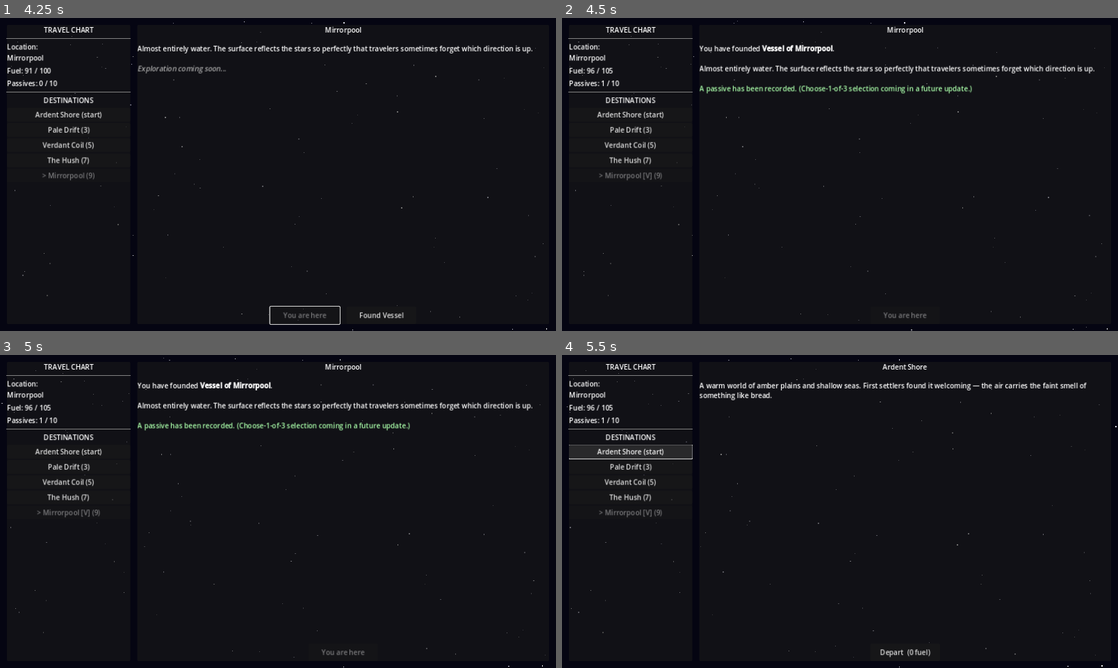
Above: before the commit, frames 1-4 (two rows, left to right).
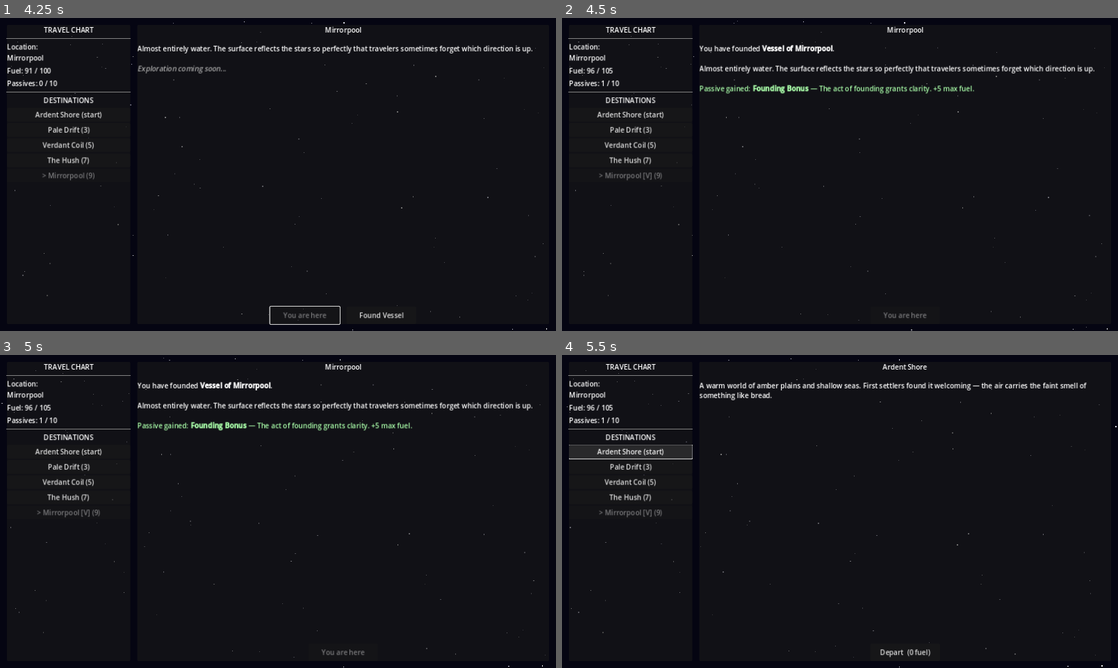
Above: after the commit, the same moments.

Repository: ColdTie/Metanoia-Vessel-2D
Game: Godot game, scene res://scenes/travel/travel_screen.tscn
The game is run twice, just before and just after one commit, with the same random seed, the same clock (stepped at 60 frames per second) and the same inputs.
Inputs:
- Up to frame 1 (4.25 s): click "Pale Drift (3)" at 0.5 s; click "Verdant Coil (5)" at 1.25 s; click "The Hush (7)" at 2 s; click "Mirrorpool (9)" at 2.75 s; click "Depart (9 fuel)" at 3.5 s
- Up to frame 2 (4.5 s): click "Found Vessel" at 4.25 s
- Up to frame 3 (5 s): no input
- Up to frame 4 (5.5 s): click "Ardent Shore (start)" at 5 s

Frame 1 is identical in both runs. In frame 2, 0.7% of the frame differs, in the area x 24-75%, y 21-25%; in frame 3, 0.7%; in frame 4, nothing differs.

Commit message:
feat: choose-1-of-3 passive select popup on settling
First settlement still auto-grants the fixed Founding Bonus; every
settlement after that shows a popup with 3 random not-yet-owned
passives drawn from GameState.PASSIVE_ROSTER for the player to pick
one from. Implements the previously-TODO passive_select scene.

Co-Authored-By: Claude Sonnet 5 <noreply@anthropic.com>
Claude-Session: https://claude.ai/code/session_01GFx53n3pTzhJJbs1Nft1BY

Diff:
--- /dev/null
+++ b/scenes/ui/passive_select.tscn
@@ -0,0 +1,6 @@
+[gd_scene load_steps=2 format=3 uid="uid://dpassive1of3"]
+
+[ext_resource type="Script" path="res://scripts/ui/passive_select.gd" id="1_passive"]
+
+[node name="PassiveSelect" type="Control"]
+script = ExtResource("1_passive")
--- a/scripts/autoloads/game_state.gd
+++ b/scripts/autoloads/game_state.gd
@@ -3,6 +3,16 @@
 # Singleton: all mutable game state. Access via GameState.x anywhere.
 
 const MAX_PASSIVES := 10  # Reaching this triggers void unlock check
+
+# Pool for the choose-1-of-3 settling reward. founding_bonus is granted
+# separately (once, on the player's first settlement) and is not drawn from here.
+const PASSIVE_ROSTER: Array = [
+	{"id": "root_knowledge", "name": "Root Knowledge", "desc": "Jungle worlds yield extra specimens."},
+	{"id": "echo_listener", "name": "Echo Listener", "desc": "Unlocks extra creature dialogue options."},
+	{"id": "frost_hardened", "name": "Frost Hardened", "desc": "Ice-world travel costs 1 less fuel."},
+	{"id": "tide_reader", "name": "Tide Reader", "desc": "Ocean worlds reveal hidden specimens."},
+	{"id": "dust_walker", "name": "Dust Walker", "desc": "Desert worlds never trigger forced combat."},
+]
 
 var current_world: String = "Ardent Shore"
 var passives: Array = []          # Array of {id, name, desc, source}
@@ -111,6 +121,18 @@
 	return true
 
 
+func get_passive_choices(count: int = 3) -> Array:
+	var owned_ids: Array = []
+	for p in passives:
+		owned_ids.append(p.get("id", ""))
+	var pool: Array = []
+	for p in PASSIVE_ROSTER:
+		if not owned_ids.has(p["id"]):
+			pool.append(p)
+	pool.shuffle()
+	return pool.slice(0, min(count, pool.size()))
+
+
 func add_passive(passive: Dictionary) -> void:
 	passives.append(passive)
 	passive_gained.emit(passive)
--- a/scripts/travel/travel_screen.gd
+++ b/scripts/travel/travel_screen.gd
@@ -20,6 +20,7 @@
 var _world_desc_label: RichTextLabel
 var _depart_button: Button
 var _settle_button: Button
+var _ui_root: Control
 
 var _selected_world_id: String = ""
 
@@ -96,6 +97,7 @@
 	root.name = "UIRoot"
 	root.set_anchors_and_offsets_preset(Control.PRESET_FULL_RECT)
 	canvas.add_child(root)
+	_ui_root = root
 
 	_build_left_panel(root)
 	_build_right_panel(root)
@@ -290,25 +292,55 @@
 	world["settled"] = true
 	world["vessel_name"] = "Vessel of " + world["name"]
 
-	# Grant the founding passive (choose-1-of-3 UI is TODO)
-	GameState.add_passive({
-		"id": "founding_bonus",
-		"name": "Founding Bonus",
-		"desc": "The act of founding grants clarity. +5 max fuel.",
-		"source": world["name"],
-	})
-	GameState.max_fuel += 5
-	GameState.refuel(5)
-
+	if GameState.passives.is_empty():
+		# First settlement ever grants the fixed founding bonus.
+		GameState.add_passive({
+			"id": "founding_bonus",
+			"name": "Founding Bonus",
+			"desc": "The act of founding grants clarity. +5 max fuel.",
+			"source": world["name"],
+		})
+		GameState.max_fuel += 5
+		GameState.refuel(5)
+		_finish_settle(world, GameState.passives.back())
+		return
+
+	var choices: Array = GameState.get_passive_choices(3)
+	if choices.is_empty():
+		_finish_settle(world, {})
+	else:
+		_show_passive_select(world, choices)
+
+
+func _show_passive_select(world: Dictionary, choices: Array) -> void:
+	var popup = preload("res://scenes/ui/passive_select.tscn").instantiate()
+	_ui_root.add_child(popup)
+	popup.setup(choices)
+	popup.passive_chosen.connect(func(chosen: Dictionary) -> void:
+		GameState.add_passive({
+			"id": chosen["id"],
+			"name": chosen["name"],
+			"desc": chosen["desc"],
+			"source": world["name"],
+		})
+		_finish_settle(world, chosen)
+	)
+
+
+func _finish_settle(world: Dictionary, passive: Dictionary) -> void:
 	_settle_button.visible = false
 	_populate_destinations()
 	_refresh_status()
 
+	var passive_line := ""
+	if not passive.is_empty():
+		passive_line = "\n\n[color=#aaffaa]Passive gained: [b]" + passive.get("name", "") \
+			+ "[/b] — " + passive.get("desc", "") + "[/color]"
+
 	_world_desc_label.text = \
 		"You have founded [b]" + world["vessel_name"] + "[/b].\n\n" \
 		+ world.get("description", "") \
-		+ "\n\n[color=#aaffaa]A passive has been recorded. " \
-		+ "(Choose-1-of-3 selection coming in a future update.)[/color]"
+		+ passive_line
 
 	SaveLoad.save_game()
 
--- /dev/null
+++ b/scripts/ui/passive_select.gd
@@ -0,0 +1,58 @@
+extends Control
+
+# Choose-1-of-3 settling reward popup. All UI built in code, per project
+# convention. Instantiate, call setup(choices), then await passive_chosen.
+
+signal passive_chosen(passive: Dictionary)
+
+var _choices: Array = []
+
+
+func setup(choices: Array) -> void:
+	_choices = choices
+	_build_ui()
+
+
+func _build_ui() -> void:
+	set_anchors_and_offsets_preset(Control.PRESET_FULL_RECT)
+	mouse_filter = Control.MOUSE_FILTER_STOP
+
+	var dim := ColorRect.new()
+	dim.color = Color(0.0, 0.0, 0.0, 0.65)
+	dim.set_anchors_and_offsets_preset(Control.PRESET_FULL_RECT)
+	add_child(dim)
+
+	var panel := PanelContainer.new()
+	panel.set_anchor(SIDE_LEFT,   0.5)
+	panel.set_anchor(SIDE_TOP,    0.5)
+	panel.set_anchor(SIDE_RIGHT,  0.5)
+	panel.set_anchor(SIDE_BOTTOM, 0.5)
+	panel.set_offset(SIDE_LEFT,   -260.0)
+	panel.set_offset(SIDE_TOP,    -190.0)
+	panel.set_offset(SIDE_RIGHT,   260.0)
+	panel.set_offset(SIDE_BOTTOM,  190.0)
+	add_child(panel)
+
+	var vbox := VBoxContainer.new()
+	vbox.add_theme_constant_override("separation", 10)
+	panel.add_child(vbox)
+
+	var title := Label.new()
+	title.text = "Choose a Passive"
+	title.horizontal_alignment = HORIZONTAL_ALIGNMENT_CENTER
+	vbox.add_child(title)
+	vbox.add_child(HSeparator.new())
+
+	for i in _choices.size():
+		var choice: Dictionary = _choices[i]
+		var btn := Button.new()
+		btn.text = choice.get("name", "") + "\n" + choice.get("desc", "")
+		btn.custom_minimum_size = Vector2(0.0, 56.0)
+		btn.pressed.connect(_on_choice_pressed.bind(i))
+		vbox.add_child(btn)
+
+
+func _on_choice_pressed(index: int) -> void:
+	var chosen: Dictionary = _choices[index]
+	passive_chosen.emit(chosen)
+	queue_free()
Not shown, changed: design/content-log.md
Not shown, changed: design/systems.md
